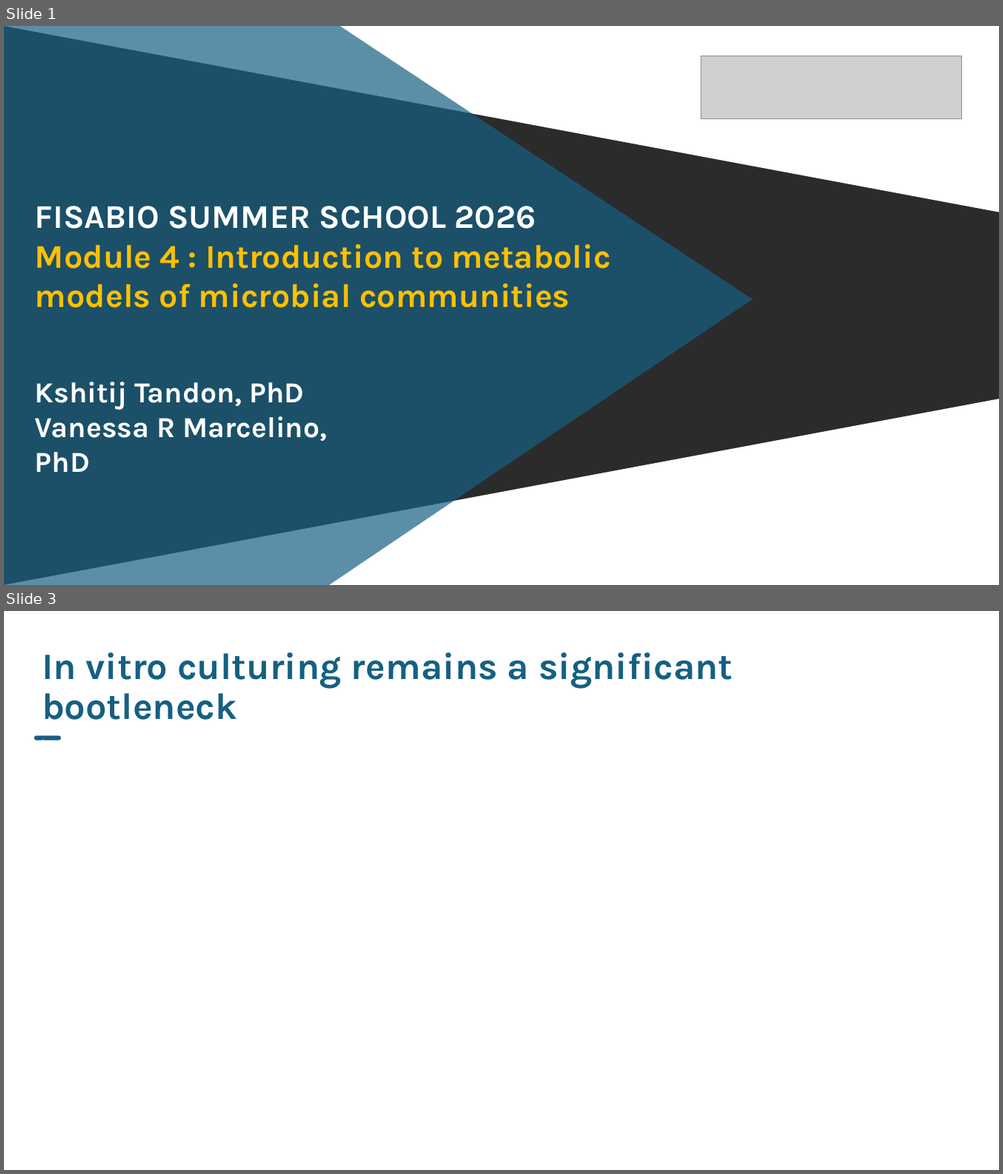
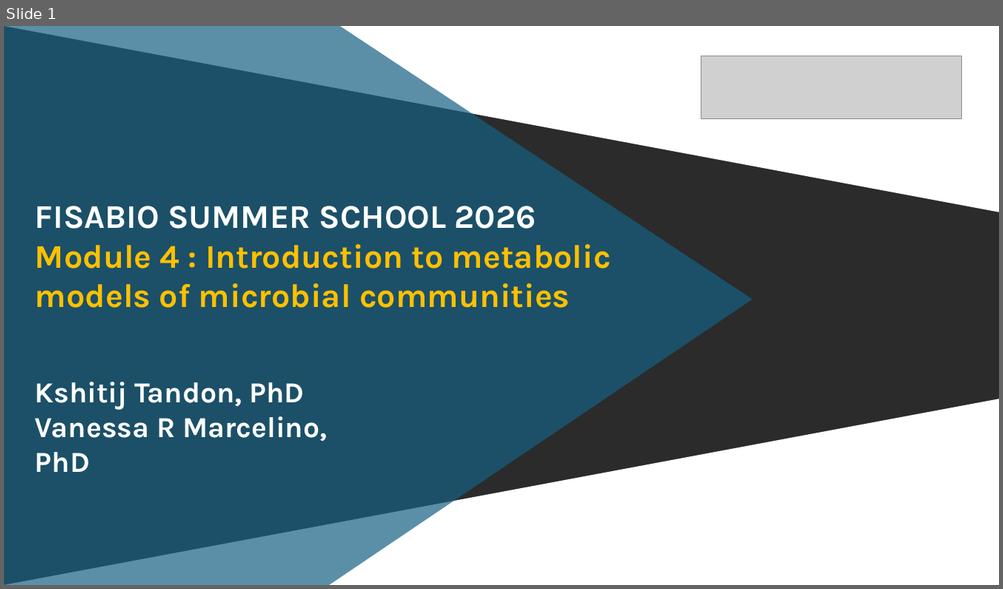
Before and after one commit to kshitijtandon/fisabio-gapseq-workshop, a slide deck: slides/FISABIO_workshop_v1.pptx. Shown one above the other, each under a label of ours: slides 1 and 3 before the commit, slide 1 after it; the slides between them are not shown. The pictures are 1003x1174 and 1003x589 pixels, drawn with LibreOffice and Linux fonts; fonts in the diff are those of the drawing; grey boxes stand for pictures; background and template pictures are left out; a plain dark background stands for a picture behind light text. Boxes give left, top, right and bottom in pixels: in the first picture for what was removed or moved away, otherwise in the second. Text is boxed around its words. In the diff, an @@ line names an element or a change of style, - is before the commit and + after.

```diff
--- a/slides/FISABIO_workshop_v1.pptx
+++ b/slides/FISABIO_workshop_v1.pptx
@@ slide 3 removed at bbox=[4, 611, 999, 1170], background #FFFFFF @@
@@ text removed at bbox=[42, 652, 733, 720] @@
-In vitro culturing remains a significant bootleneck
```
Also in this commit, not shown: 5 slides changed, 4 slides added, 1 other slide removed, 6 other files.
